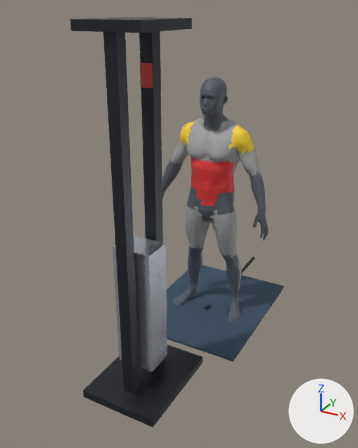
Renders of the Blender file assets_3d/source_blend/abs_cable_crunch.blend from each side of a commit.
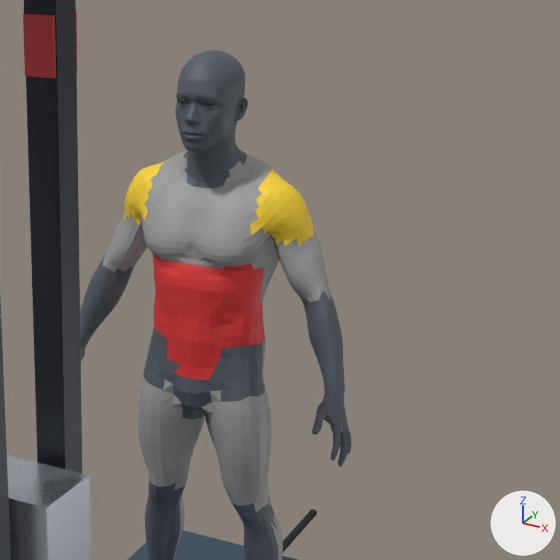
Old and new are each drawn whole from a 50 mm lens placed at (1.41, -3.04, 2.2), pointed at (-0.1, -0.29, 0.83) and again close up on the part from 37% to 98% of the width and 13% to 62% of the height. The axes (+X, +Y, +Z) are drawn at lower right. The lights are the same throughout. The last two pictures show the newer version.

In view in the first close-up: 'Body_Head_Neck', 'Body_Joints_Hands_Feet', 'Equip_CableTower_FacePull', 'Equip_KneelingMat', 'Mesh_Muscle_Abs_Core', 'Mesh_Muscle_Biceps', 'Mesh_Muscle_Chest', 'Mesh_Muscle_Quads', 'Mesh_Muscle_Shoulders', 'Mesh_Muscle_Traps' and 6 more.
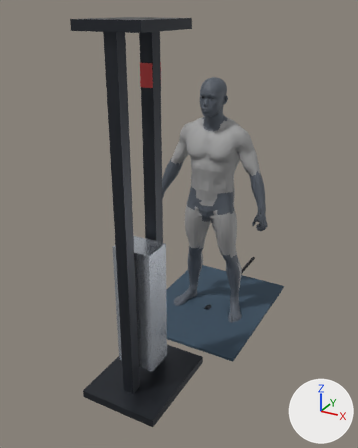
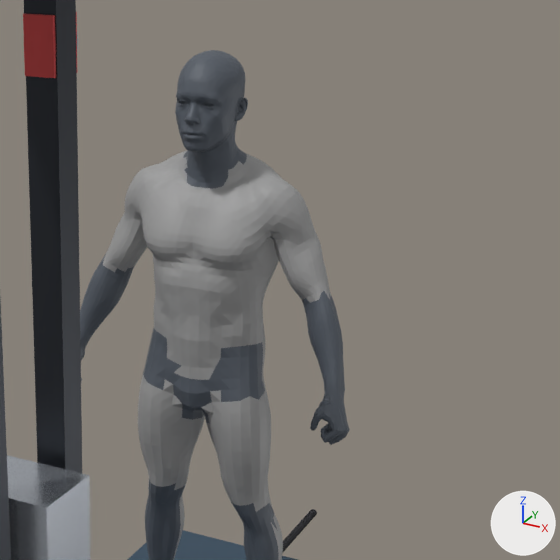
Where the change shows, as pixel boxes [x1, y1, x2, y2] in the close-ups (560 x 560 px; the box of a moved part takes in the faces that stretch with it):
'Body_Joints_Hands_Feet', reshaped: before [80, 174, 352, 560]; after [80, 174, 350, 560]
'Mesh_Muscle_Abs_Core', recoloured (red to grey): [152, 253, 265, 380] in both
'Mesh_Muscle_Shoulders', recoloured (yellow to grey): [124, 160, 317, 242] in both
part 1 of me_body_joints_hands_feet, moved or reshaped: before [250, 329, 352, 467]; after [250, 329, 350, 445]
part 2 of me_mesh_muscle_shoulders, reshaped: before [270, 226, 303, 246]; after [311, 228, 320, 245]
part 3 of me_mesh_muscle_shoulders, reshaped: before [125, 208, 142, 225]

What the commit changed:
Material 'Mat_Muscle_Shoulders' (mat_mat_muscle_shoulders) changes colour from yellow #fdd730 to grey #9e9e9e; in linear values from (0.98, 0.68, 0.03) to (0.341, 0.341, 0.341).
Material 'Mat_Muscle_Abs_Core' (mat_mat_muscle_abs_core) changes colour from red #e53838 to grey #9e9e9e; in linear values from (0.78, 0.04, 0.04) to (0.341, 0.341, 0.341).
me_body_joints_hands_feet is used by ob_body_joints_hands_feet; location (0.0, 0.0, 0.0).
me_body_joints_hands_feet had 2846 vertices, 3774 faces and spanned x -0.464..0.464, y -0.153..0.146, z 0.0..1.464.
me_body_joints_hands_feet now has 2897 vertices, 3770 faces and spans x -0.456..0.456, y -0.121..0.146, z 0.0..1.465.
me_body_joints_hands_feet part 1: 18 vertices moved from x 0.179..0.445, y -0.118..-0.021, z 0.825..0.914 to x 0.181..0.445, y -0.117..-0.02, z 0.825..0.915; 327 vertices removed from x 0.285..0.464, y -0.153..0.071, z 0.756..1.112; 369 vertices added at x 0.289..0.456, y -0.121..0.071, z 0.796..1.104.
Other edits to the shape of me_body_joints_hands_feet do not show in these pictures.
me_mesh_muscle_shoulders is used by ob_mesh_muscle_shoulders; location (0.0, 0.0, 0.0).
me_mesh_muscle_shoulders had 254 vertices, 218 faces and spanned x -0.294..0.29, y -0.074..0.15, z 1.294..1.481.
me_mesh_muscle_shoulders now has 243 vertices, 208 faces and spans x -0.294..0.294, y -0.074..0.15, z 1.294..1.481.
me_mesh_muscle_shoulders part 2: 8 vertices removed from x 0.189..0.257, y -0.019..0.118, z 1.299..1.328; 3 vertices added at x 0.289..0.294, y 0.035..0.064, z 1.299..1.301.
me_mesh_muscle_shoulders part 3: 4 vertices removed from x -0.256..-0.189, y -0.019..0.006, z 1.302..1.329; 1 vertex added at x -0.289, y 0.035, z 1.3.
Other edits to the shape of me_mesh_muscle_shoulders do not show in these pictures.
